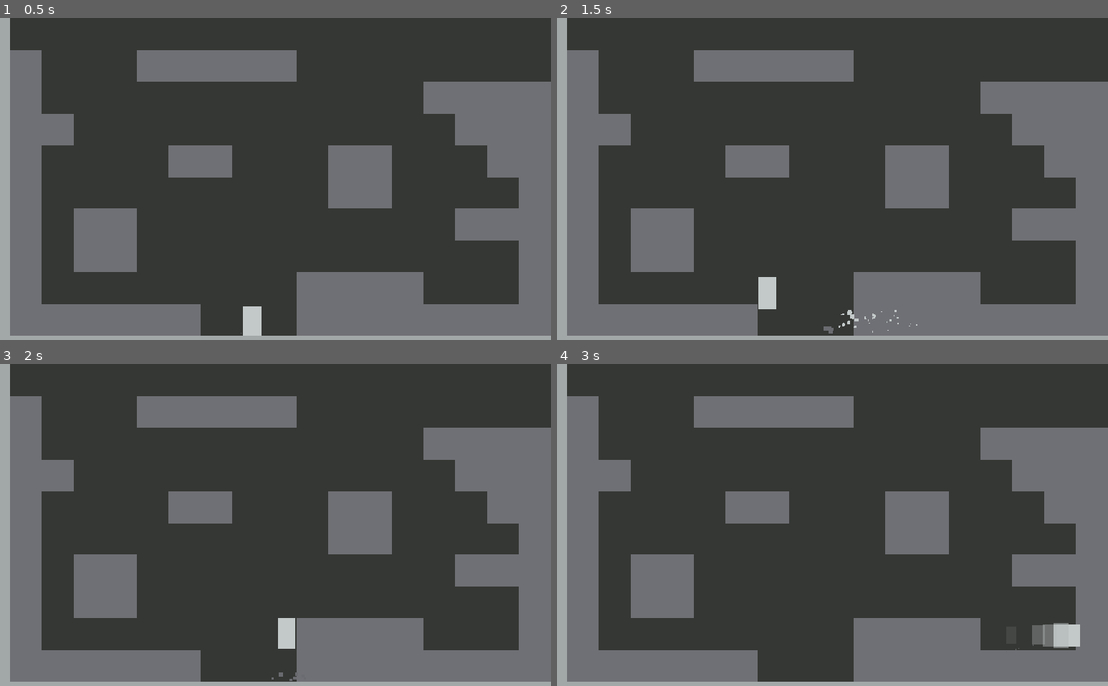
Above: before the commit, frames 1-4 (two rows, left to right).
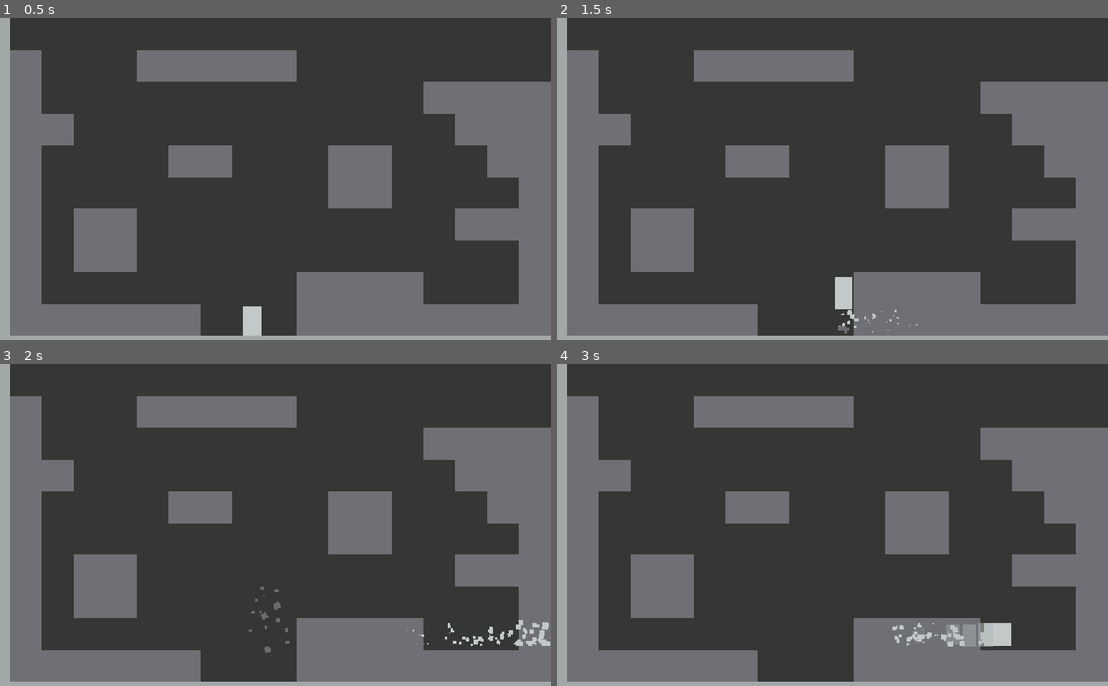
Above: after the commit, the same moments.

Repository: harperstoeckle/mole_game
Game: Godot game, scene res://scenes/main.tscn
Same seed, same stepped clock (60 frames per second), same inputs: the game is played once before the commit and once after it.
Inputs:
- Up to frame 1 (0.5 s): no input
- Up to frame 2 (1.5 s): hold Right (dash) 0.53-1.28 s; hold D (right) from 0.53 s (still down); tap Space (jump) at 0.77, 0.8, 1.07, 1.35 s
- Up to frame 3 (2 s): keep holding D (right); tap Space (jump) at 1.52, 1.82 s; tap Right (dash) at 1.55 s
- Up to frame 4 (3 s): release D (right) at 2.03 s; hold A (left) 2.03-2.78 s; hold Right (dash) 2.03-2.78 s; tap Space (jump) at 2.3 s; hold D (right) from 2.78 s (still down); tap Right (dash) at 2.85 s

Frame 1 is identical in both runs. In frame 2, 0.7% of the frame differs, in the area x 36-54%, y 80-98%; in frame 3, 0.8%; in frame 4, 1.5%, in the area x 60-95%, y 80-89%.

Commit message:
Dash at a constant speed

Diff:
--- a/scenes/player.tscn
+++ b/scenes/player.tscn
@@ -298,6 +298,11 @@
 wait_time = 0.08
 one_shot = true
 
+[node name="DashTimer" type="Timer" parent="." unique_id=1018165202]
+process_callback = 0
+wait_time = 0.07
+one_shot = true
+
 [node name="EffectSpawner" type="Node2D" parent="." unique_id=1272859641]
 position = Vector2(0, 32)
 script = ExtResource("2_g2els")
@@ -332,3 +337,4 @@
 
 [connection signal="timeout" from="JumpHoldTimer" to="." method="stop_holding_jump"]
 [connection signal="timeout" from="JumpBufferTimer" to="." method="stop_holding_jump"]
+[connection signal="timeout" from="DashTimer" to="." method="stop_dashing"]
--- a/scripts/player.gd
+++ b/scripts/player.gd
@@ -48,6 +48,7 @@
 @onready var in_ground_collision_shape: CollisionShape2D = $InGroundCollisionShape
 @onready var coyote_timer: Timer = $CoyoteTimer
 @onready var jump_buffer_timer: Timer = $JumpBufferTimer
+@onready var dash_timer: Timer = $DashTimer
 
 
 var _jump_state: JumpState = JumpState.NONE
@@ -68,6 +69,7 @@
 		velocity = Vector2.RIGHT * _facing_direction * dash_speed
 		animation_player.stop()
 		animation_player.play("dash")
+		dash_timer.start()
 
 
 func _physics_process(delta: float) -> void:
@@ -77,7 +79,7 @@
 		# Do a jump right when leaving the ground if we were buffering one.
 		try_jump()
 
-	if not _is_in_ground:
+	if not _is_in_ground and not is_dashing():
 		if not is_on_floor():
 			var accel_factor: float = 1.0
 			if fall_accel_curve:
@@ -88,7 +90,7 @@
 		else:
 			_has_jumped_in_air = false
 
-		var target_x_speed: float = Input.get_axis("left", "right") * (floor_walk_speed if is_on_floor() else air_strafe_speed)
+		var target_x_speed: float = get_target_x_speed()
 		var x_accel: float = floor_walk_accel if is_on_floor() else air_strafe_accel
 
 		if not is_zero_approx(target_x_speed):
@@ -122,6 +124,7 @@
 					and abs(c.get_normal().angle_to(-prev_velocity)) <= max_dig_angle:
 				dig_effect_spawner.global_position = c.get_position()
 				dig_effect_spawner.global_rotation = c.get_normal().angle()
+				stop_dashing()
 				velocity = -c.get_normal() * dig_speed
 				enter_ground()
 
@@ -150,9 +153,18 @@
 	collision_mask = OUT_OF_GROUND_COLLISION_MASK
 	out_of_ground_collision_shape.disabled = false
 	_is_in_ground = false
+	# When exiting the ground horizontally, treat it like an extended dash. Vertically, allow it to give the player some speed.
+	velocity = Vector2(get_target_x_speed(), velocity.y)
 
 func has_coyote_time() -> bool:
 	return coyote_timer.time_left > 0
+
+func is_dashing() -> bool:
+	return dash_timer.time_left > 0
+
+func stop_dashing() -> void:
+	dash_timer.stop()
+	velocity = Vector2(get_target_x_speed(), 0)
 
 # Jump if the situation allows for it and a jump is being buffered. Return true if the jump occurred.
 func try_jump() -> bool:
@@ -167,3 +179,7 @@
 			_has_jumped_in_air = true
 		return true
 	return false
+
+# Get player-intended x velocity based on held movement keys.
+func get_target_x_speed() -> float:
+	return Input.get_axis("left", "right") * (floor_walk_speed if is_on_floor() else air_strafe_speed)
